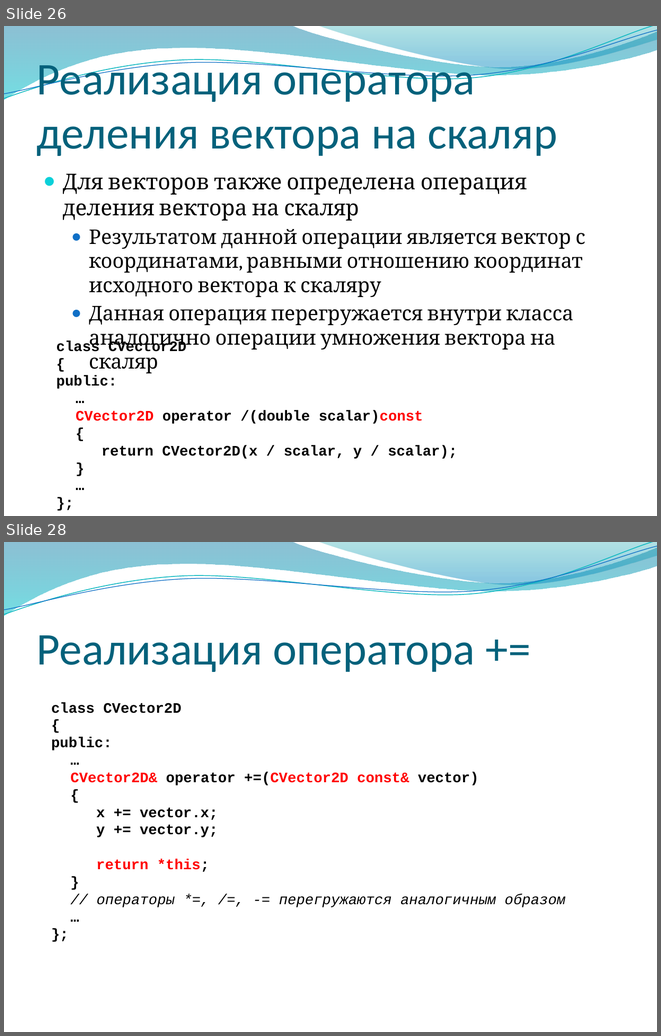
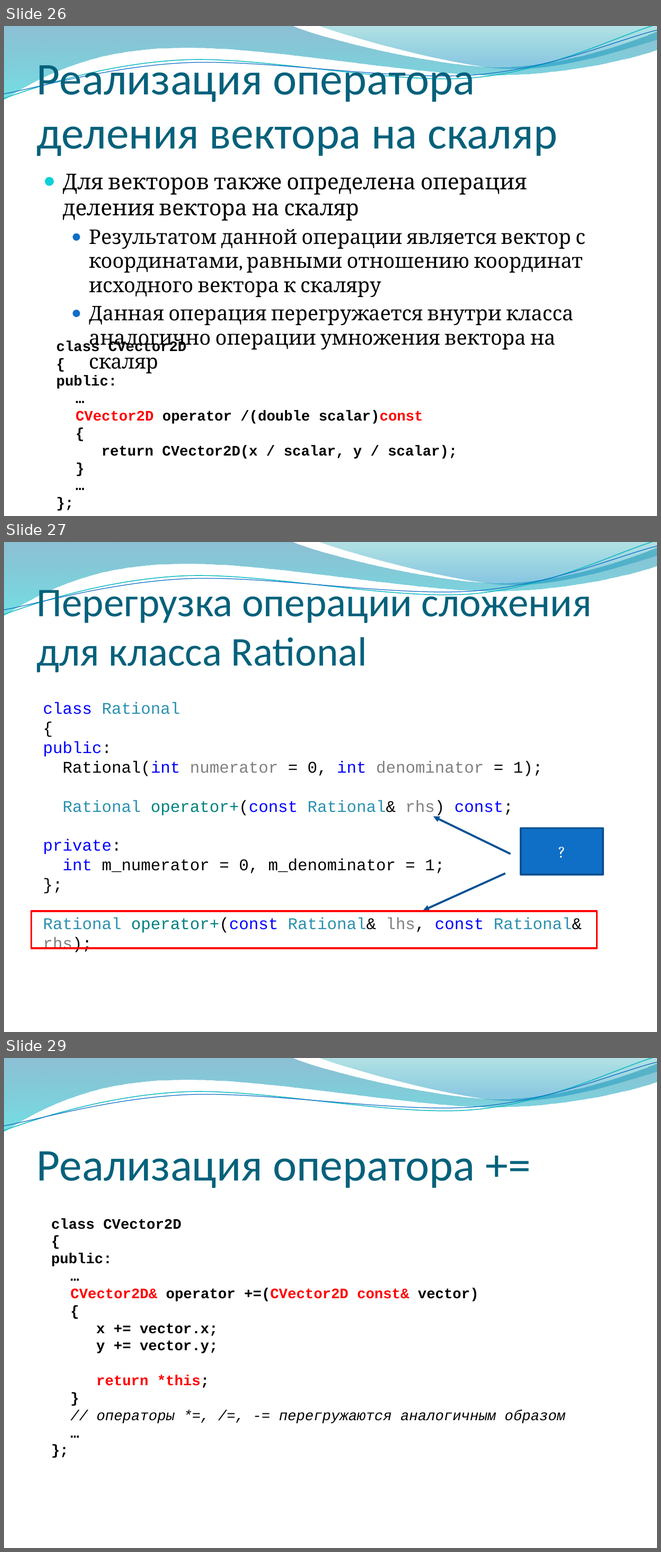
Before and after one commit to alexey-malov/oop, a slide deck: lectures/04/Дружественные функции и классы. Перегрузка операций.pptx. Shown one above the other, each under a label of ours: slides 26 and 28 before the commit, slides 26, 27 and 29 after it; the slides between them are not shown. The pictures are 661x1036 and 661x1552 pixels, drawn with LibreOffice and Linux fonts; fonts in the diff are those of the drawing; background and template pictures are left out. Boxes give left, top, right and bottom in pixels: in the first picture for what was removed or moved away, otherwise in the second. Text is boxed around its words. In the diff, an @@ line names an element or a change of style, - is before the commit and + after.

```diff
--- a/lectures/04/Дружественные функции и классы. Перегрузка операций.pptx
+++ b/lectures/04/Дружественные функции и классы. Перегрузка операций.pptx
@@ slide 27 added at [4, 542, 657, 1032], background picture (left out); not listed: 4 template elements that a slide beside it also shows @@
@@ title added at [37, 583, 592, 672], 45 pt, text #04617B @@
+Перегрузка операции сложения для класса Rational
@@ text added at [43, 702, 582, 933], 18 pt, text #000000 @@
+class Rational
+{
+public:
+Rational(int numerator = 0, int denominator = 1);
+Rational operator+(const Rational& rhs) const;
+private:
+int m_numerator = 0, m_denominator = 1;
+};
+Rational operator+(const Rational& lhs, const Rational& rhs);
@@ arrow added from (511, 854) to (433, 816), #095295 2.25 pt @@
@@ rectangle added at [521, 828, 603, 874], fill #0F6FC6, outline #0B5292 2 pt, 18 pt, text #FFFFFF @@
+?
@@ arrow added from (505, 873) to (423, 910), #095295 2.25 pt @@
@@ rectangle added at [32, 911, 597, 948], outline #FF0000 2 pt @@
@@ what was slide 28 is now slide 29 @@
```
Also in this commit, not shown: 2 slides changed, 4 other slides added, 2 other files.
